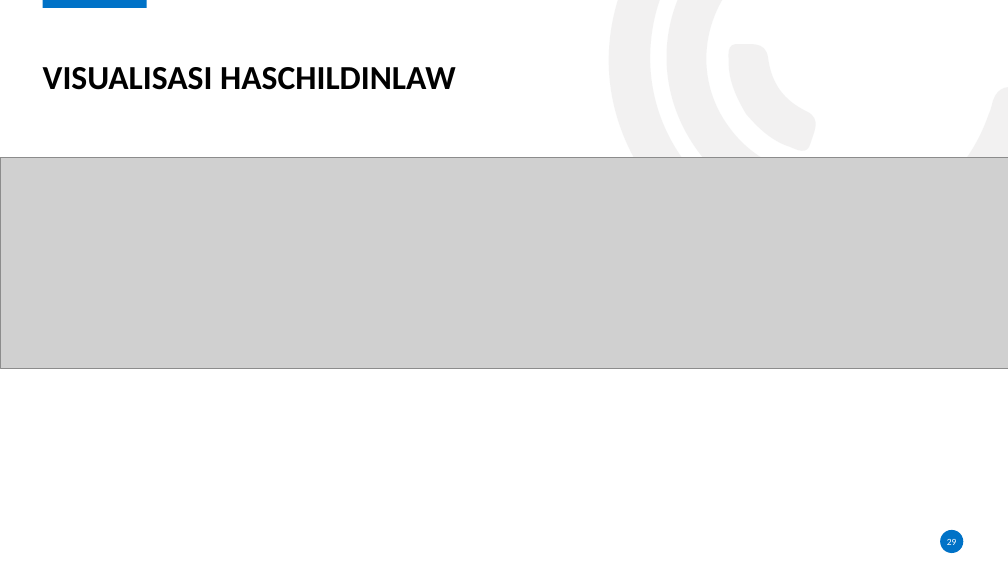
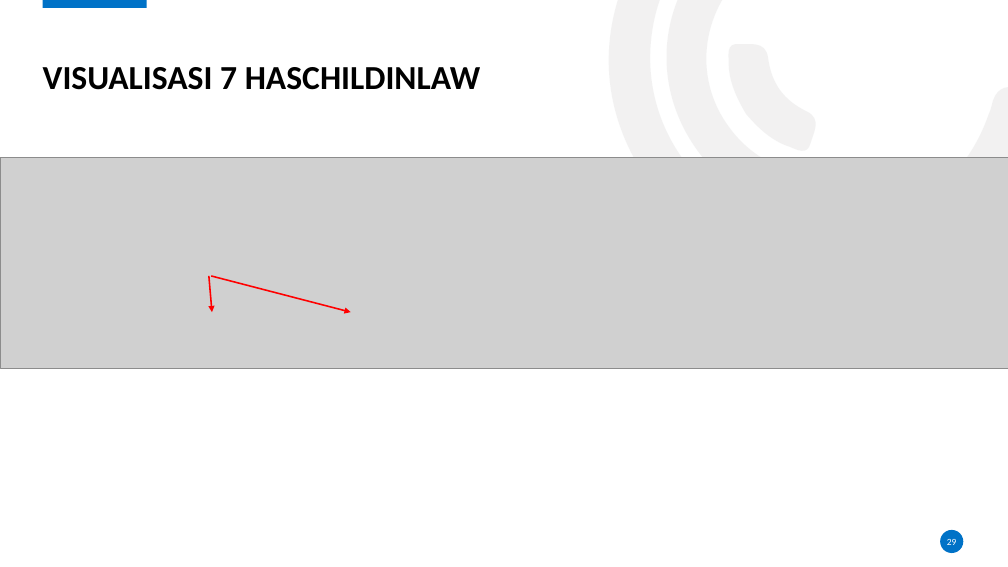
Before and after one commit to karyoutomoo/The-Tree-of-Heroes, a slide deck: slide 29 of 05111540000007-Faiq-Presentasi.pptx. Drawn at 1008x567 pixels with LibreOffice and Linux fonts; fonts in the diff are those of the drawing; grey boxes stand for pictures; background and template pictures are left out. Boxes give left, top, right and bottom in pixels: in the first picture for what was removed or moved away, otherwise in the second. Text is boxed around its words. In the diff, an @@ line names an element or a change of style, - is before the commit and + after.

```diff
--- a/05111540000007-Faiq-Presentasi.pptx
+++ b/05111540000007-Faiq-Presentasi.pptx
@@ title at box(43, 67, 481, 90): text changed @@
-VISUALISASI HASCHILDINLAW
+VISUALISASI 7 HASCHILDINLAW
@@ arrow added from (209, 276) to (212, 312), #FF0000 1.5 pt @@
@@ arrow added from (211, 276) to (351, 312), #FF0000 1.5 pt @@
```
Also in this commit, not shown: 30 other slides changed, 1 other file.
